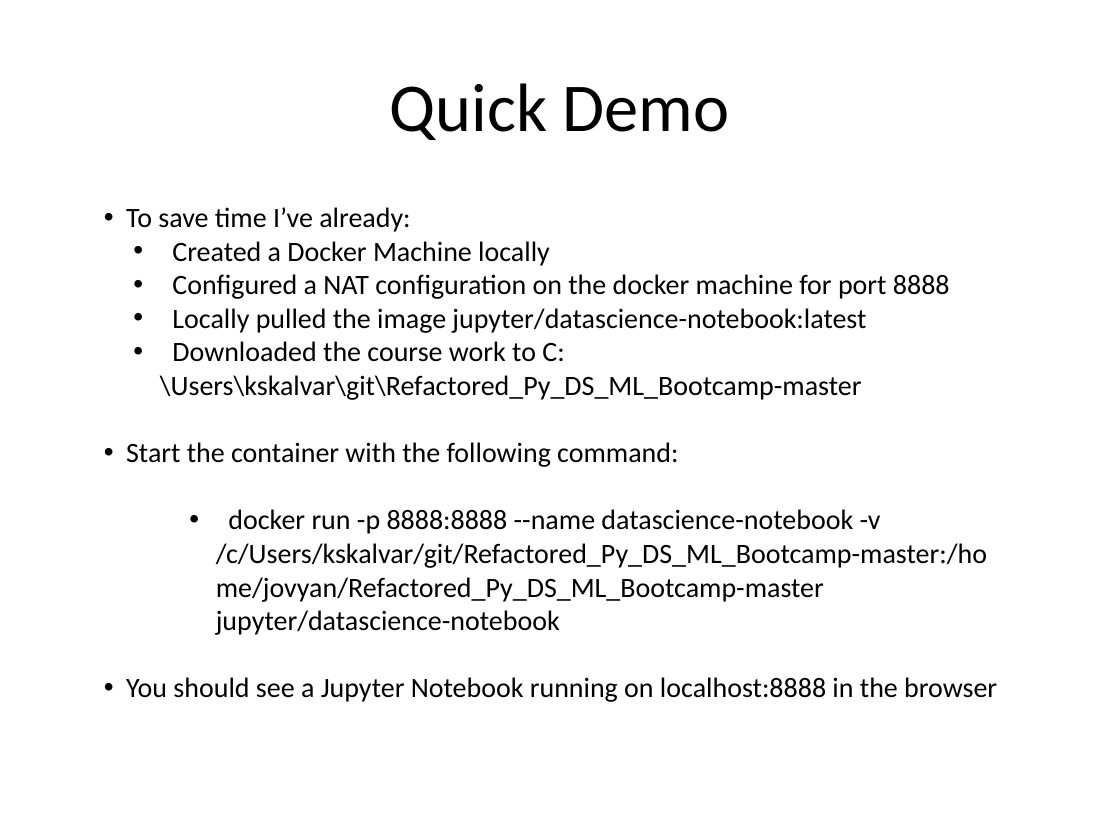
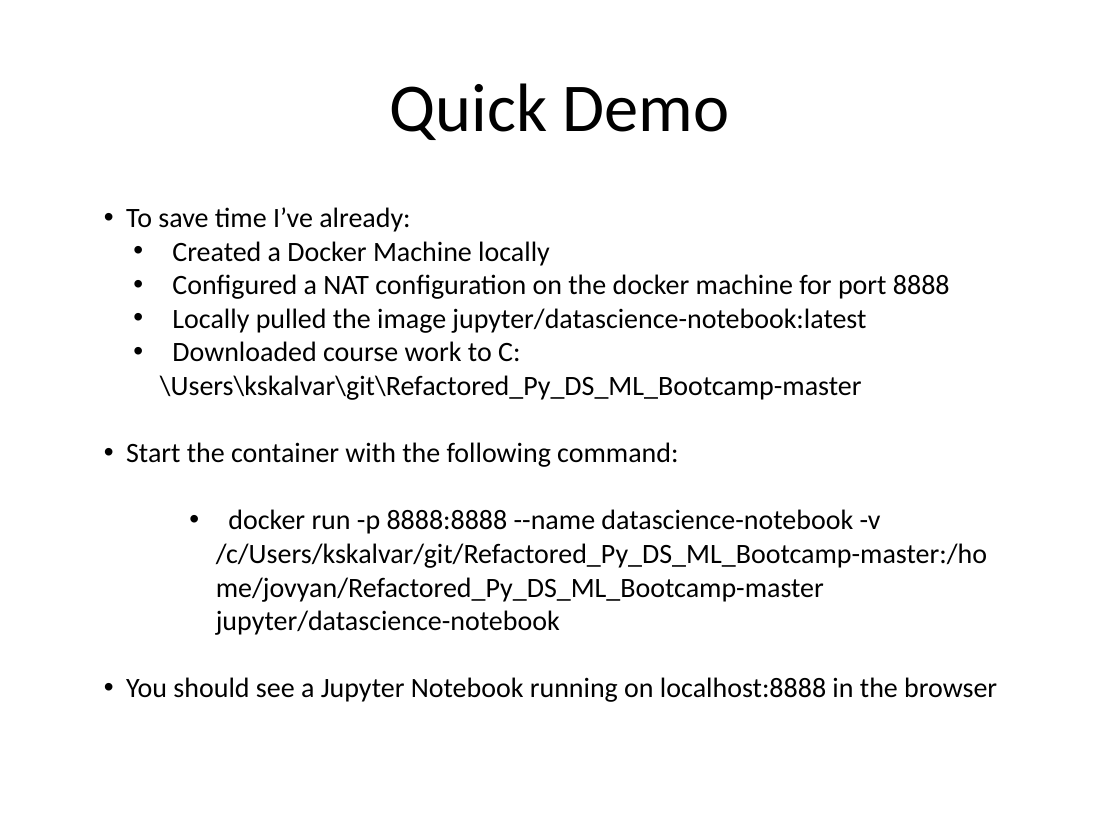
Before and after one commit to kskalvar/jupyter-notebook-with-docker-win7, a slide deck: slide 5 of slides/Jupyter Notebook with Docker on Win7.pptx. Drawn at 1120x840 pixels with LibreOffice and Linux fonts; fonts in the diff are those of the drawing; background and template pictures are left out. Boxes give left, top, right and bottom in pixels: in the first picture for what was removed or moved away, otherwise in the second. Text is boxed around its words. In the diff, an @@ line names an element or a change of style, - is before the commit and + after.

```diff
--- a/slides/Jupyter Notebook with Docker on Win7.pptx
+++ b/slides/Jupyter Notebook with Docker on Win7.pptx
@@ text at (160, 341, 862, 400): text changed @@
-  • Downloaded the course work to C:\Users\kskalvar\git\Refactored_Py_DS_ML_Bootcamp-master
+  • Downloaded course work to C:\Users\kskalvar\git\Refactored_Py_DS_ML_Bootcamp-master
```
Also in this commit, not shown: 5 other slides changed.
